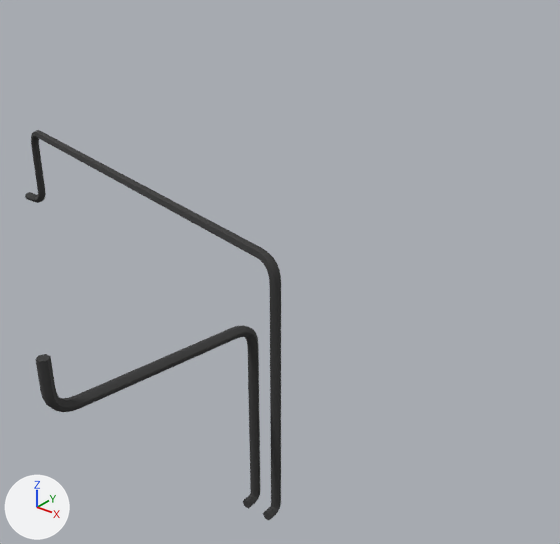
A saved change to the FBX model Assets/Models/hose.fbx.
One viewpoint serves both versions: a 50 mm lens placed at (1.037, -0.65, 0.763), pointed at (0.415, 0.127, 0.281). Every picture has the same lights, and +X, +Y and +Z are marked at lower left. The first picture is the older version. Where no turn or scale is listed for an object, it has been applied to the vertices. Vertices at exactly the same position are counted once.

In view in the first picture: 'hose'.
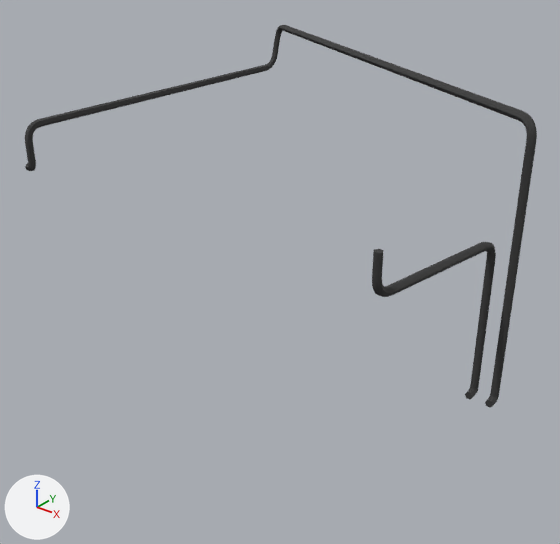
What changed in the scene script:
```text
Change me_hose:
    used by ob_hose; location = (0.0, 0.0, 0.0)
    remove me_hose.from_pydata(...)  # 318 vertices, 322 faces; spans x 0.012..0.621, y -0.355..0.006, z 0.14..0.456
    add me_hose.from_pydata(...)  # 402 vertices, 406 faces; spans x 0.024..0.721, y -0.006..0.601, z 0.14..0.535
    me_hose part 1: the loose piece of 138 vertices spanning x 0.544..0.591, y -0.355..-0.125, z 0.14..0.425 is moved by (0.1, 0.35, 0.0)
    me_hose part 2: a new loose piece of 264 vertices spanning x 0.024..0.721, y -0.006..0.601, z 0.14..0.535, in mat_mat_rubber (dark grey #383838)
    me_hose part 3
    180 vertices are removed from x 0.012..0.621, y -0.146..0.006, z 0.14..0.456
    182 faces are deleted
```

What differs and where, as boxes (x1, y1, x2, y2) in the pictures (560 x 544 px; the box of a moved part takes in the faces that stretch with it):
'hose', reshaped (100% wider)
    before: (25, 130, 281, 520)
    after: (25, 25, 537, 408)
part 1 of me_hose, moved or reshaped
    before: (35, 325, 260, 509)
    after: (372, 242, 496, 399)
part 2 of me_hose, added
    after: (25, 25, 537, 408)
part 3 of me_hose, deleted
    before: (25, 130, 281, 520)
